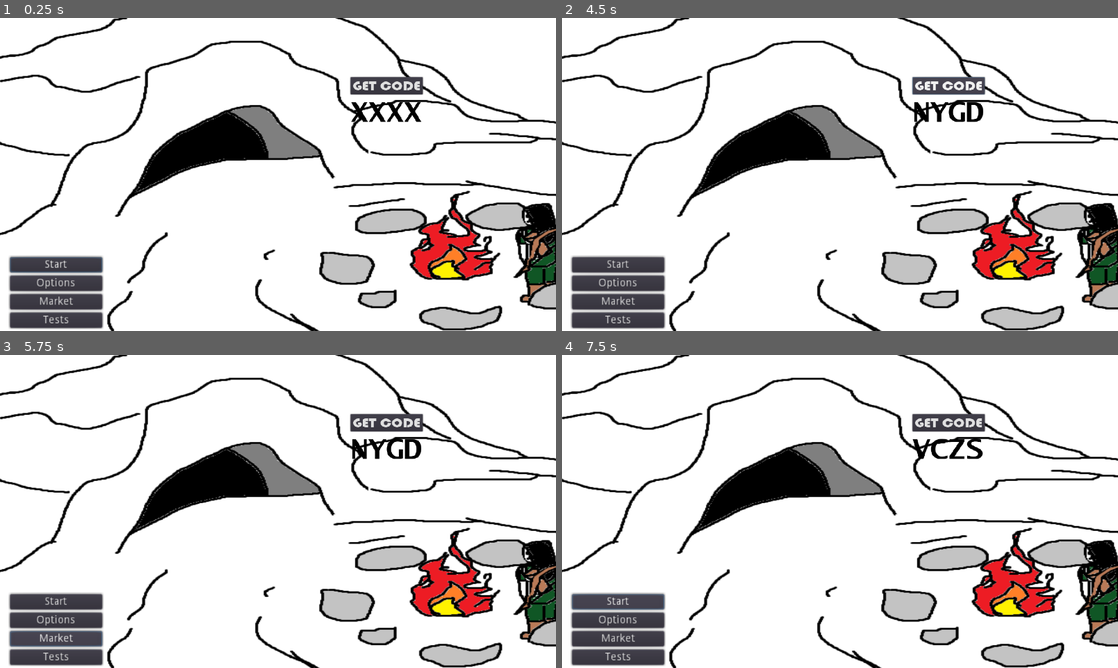
Above: before the commit, frames 1-4 (two rows, left to right).
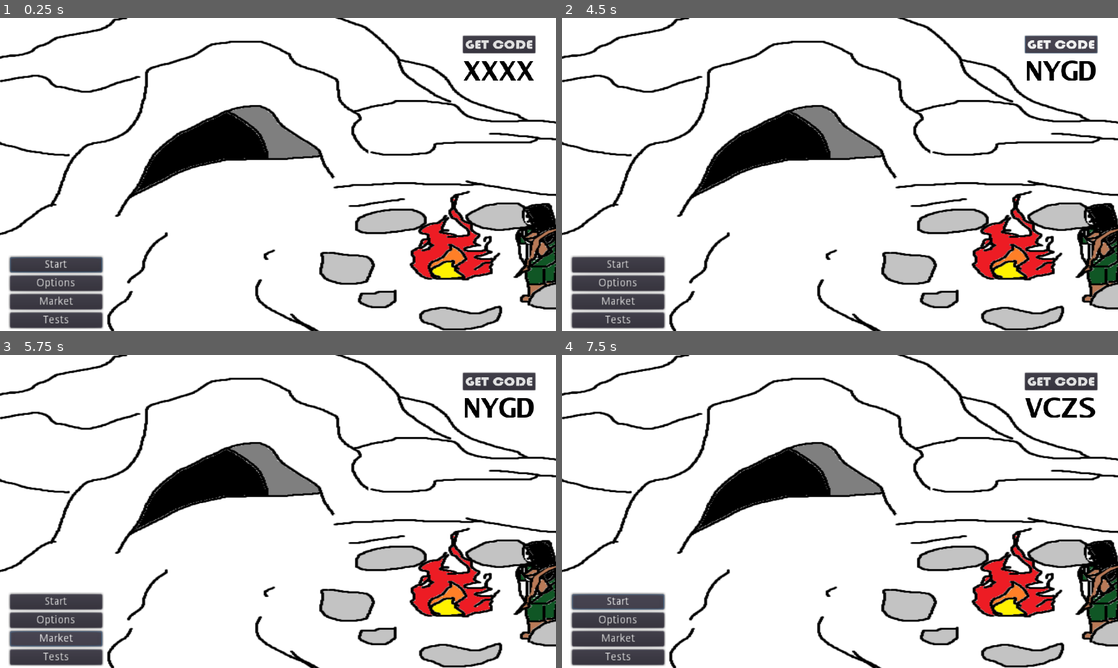
Above: after the commit, the same moments.

Repository: rwyndrum4/MENDAX
Game: Godot game, scene res://Scenes/Game.tscn
Two runs of this game, one before a commit and one after it. Both use one fixed random seed, a clock stepped at 60 frames per second and the inputs below. Before the commit the project starts from res://Game.tscn.
Inputs:
- Up to frame 1 (0.25 s): no input
- Up to frame 2 (4.5 s): click "Options" at 0.5 s; click "Start" at 1.25 s; click "Start" at 2 s; click "Market" at 2.75 s; click "Tests" at 3.5 s; click "GET CODE" at 4.25 s
- Up to frame 3 (5.75 s): click "Market" at 5 s
- Up to frame 4 (7.5 s): click "Tests" at 5.75 s; click "GET CODE" at 6.5 s; click "Start" at 7.25 s

The runs differ from the first frame. In frame 1, 2.3% of the frame differs, in the area x 62-97%, y 5-34%; in frame 2, 2.1%; in frame 3, 2.4%; in frame 4, 2.3%.

Commit message:
Reordered scenes in filesystem

Diff:
--- a/game/Game.tscn
+++ b/game/Scenes/Game.tscn
@@ -71,10 +71,10 @@
 [node name="joinCodeContainer" type="VBoxContainer" parent="."]
 anchor_top = 1.0
 anchor_bottom = 1.0
-margin_left = 807.0
-margin_top = -584.0
-margin_right = 994.0
-margin_bottom = -418.0
+margin_left = 1066.0
+margin_top = -679.0
+margin_right = 1253.0
+margin_bottom = -513.0
 rect_scale = Vector2( 0.889601, 0.796081 )
 
 [node name="getCode" type="Button" parent="joinCodeContainer"]
--- a/game/Scenes/MainMenu.tscn
+++ /dev/null
@@ -1,49 +0,0 @@
-[gd_scene load_steps=2 format=2]
-
-[ext_resource path="res://MainMenu.gd" type="Script" id=1]
-
-[node name="Menu" type="Control"]
-anchor_right = 1.0
-anchor_bottom = 1.0
-script = ExtResource( 1 )
-
-[node name="VBoxContainer" type="VBoxContainer" parent="."]
-anchor_top = 1.0
-anchor_bottom = 1.0
-margin_top = -92.0
-margin_right = 123.0
-
-[node name="Start" type="Button" parent="VBoxContainer"]
-margin_right = 123.0
-margin_bottom = 20.0
-text = "Start"
-
-[node name="Leaderboards" type="Button" parent="VBoxContainer"]
-margin_top = 24.0
-margin_right = 123.0
-margin_bottom = 44.0
-text = "Leaderboards"
-
-[node name="Options" type="Button" parent="VBoxContainer"]
-margin_top = 48.0
-margin_right = 123.0
-margin_bottom = 68.0
-text = "Options"
-
-[node name="Quit" type="Button" parent="VBoxContainer"]
-margin_top = 72.0
-margin_right = 123.0
-margin_bottom = 92.0
-text = "Quit"
-
-[node name="Store" type="Button" parent="."]
-margin_left = 343.0
-margin_top = 529.0
-margin_right = 407.0
-margin_bottom = 594.0
-text = "Store"
-
-[connection signal="pressed" from="VBoxContainer/Start" to="." method="_on_Start_pressed"]
-[connection signal="pressed" from="VBoxContainer/Leaderboards" to="." method="_on_Leaderboards_pressed"]
-[connection signal="pressed" from="VBoxContainer/Options" to="." method="_on_Options_pressed"]
-[connection signal="pressed" from="VBoxContainer/Quit" to="." method="_on_Quit_pressed"]
--- a/game/project.godot
+++ b/game/project.godot
@@ -17,8 +17,8 @@
 Jason Truong
 Ben Moeller
 Mohit Garg"
+run/main_scene="res://Scenes/Game.tscn"
 config/icon="res://Assets/icon.png"
-run/main_scene="res://Game.tscn"
 
 [display]
 
